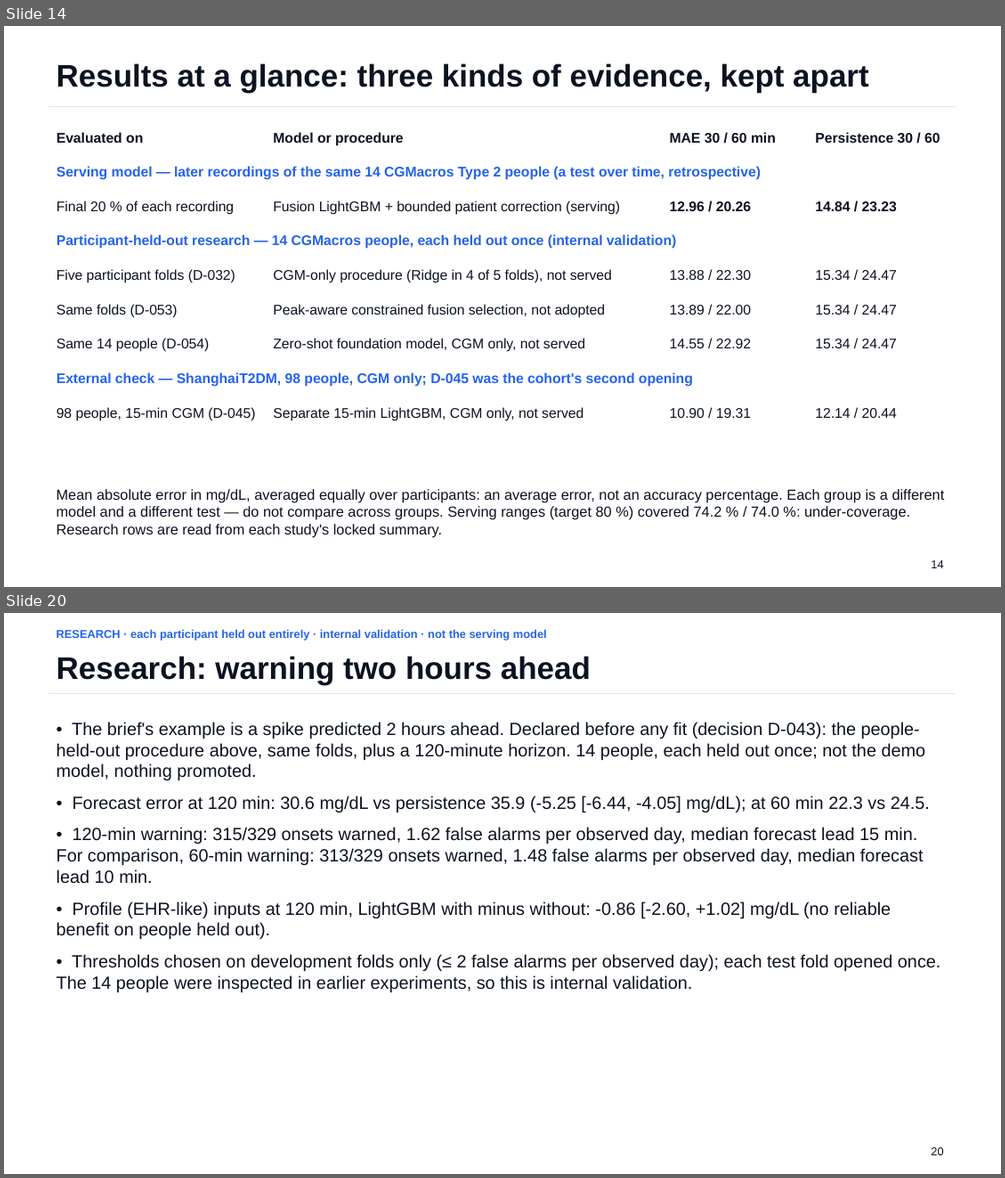
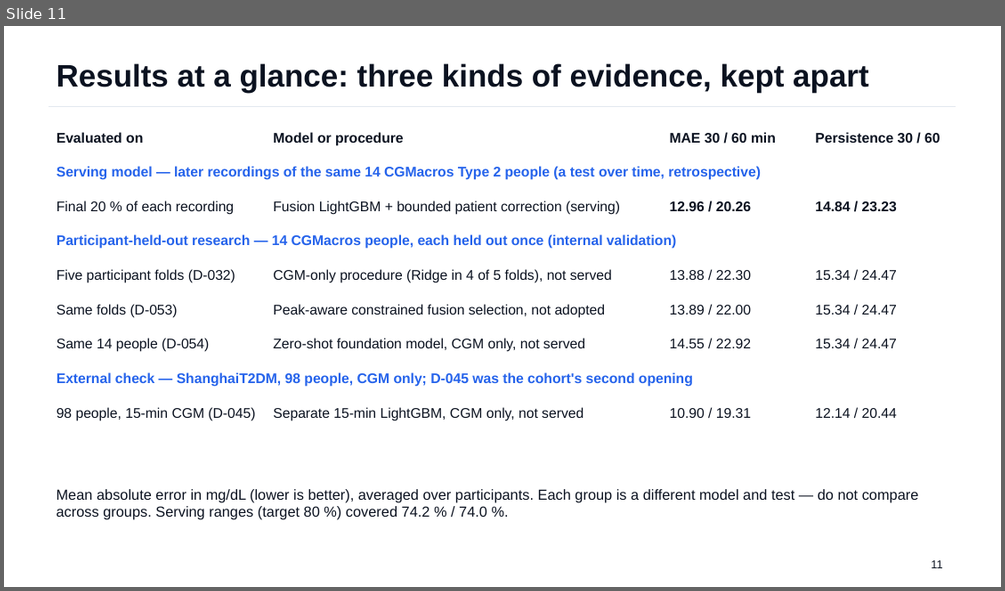
Before and after one commit to Avi36005/DigitalTwin-Challenge-Kryptonite, a slide deck: docs/submission/GlucoTwin_Presentation.pptx. Shown one above the other, each under a label of ours: slides 14 and 20 before the commit, slide 11 after it; the slides between them are not shown. The pictures are 1005x1178 and 1005x591 pixels, drawn with LibreOffice and Linux fonts; fonts in the diff are those of the drawing. Boxes give left, top, right and bottom in pixels: in the first picture for what was removed or moved away, otherwise in the second. Text is boxed around its words. In the diff, an @@ line names an element or a change of style, - is before the commit and + after.

```diff
--- a/docs/submission/GlucoTwin_Presentation.pptx
+++ b/docs/submission/GlucoTwin_Presentation.pptx
@@ slide 20 removed at [4, 613, 1001, 1174], background #FFFFFF @@
@@ text removed at [57, 629, 547, 641] @@
-RESEARCH · each participant held out entirely · internal validation · not the serving model
@@ text removed at [57, 656, 591, 685] @@
-Research: warning two hours ahead
@@ line removed from (48, 694) to (956, 694) @@
@@ text removed at [57, 722, 941, 992] @@
-• The brief's example is a spike predicted 2 hours ahead. Declared before any fit (decision D-043): the people-held-out procedure above, same folds, plus a 120-minute horizon. 14 people, each held out once; not the demo model, nothing promoted.
-• Forecast error at 120 min: 30.6 mg/dL vs persistence 35.9 (-5.25 [-6.44, -4.05] mg/dL); at 60 min 22.3 vs 24.5.
-• 120-min warning: 315/329 onsets warned, 1.62 false alarms per observed day, median forecast lead 15 min. For comparison, 60-min warning: 313/329 onsets warned, 1.48 false alarms per observed day, median forecast lead 10 min.
-• Profile (EHR-like) inputs at 120 min, LightGBM with minus without: -0.86 [-2.60, +1.02] mg/dL (no reliable benefit on people held out).
-• Thresholds chosen on development folds only (≤ 2 false alarms per observed day); each test fold opened once. The 14 people were inspected in earlier experiments, so this is internal validation.
@@ text removed at [930, 1147, 943, 1155] @@
-20
@@ what was slide 14 is now slide 11 @@
@@ slide 11 changed as well @@
@@ text at [57, 489, 919, 520]: text changed @@
-Mean absolute error in mg/dL, averaged equally over participants: an average error, not an accuracy percentage. Each group is a different model and a different test — do not compare across groups. Serving ranges (target 80 %) covered 74.2 % / 74.0 %: under-coverage. Research rows are read from each study's locked summary.
+Mean absolute error in mg/dL (lower is better), averaged over participants. Each group is a different model and test — do not compare across groups. Serving ranges (target 80 %) covered 74.2 % / 74.0 %.
@@ text at [930, 560, 942, 568]: text changed @@
-14
+11
```
Also in this commit, not shown: 8 other slides changed, 12 other slides removed, 39 other files.
